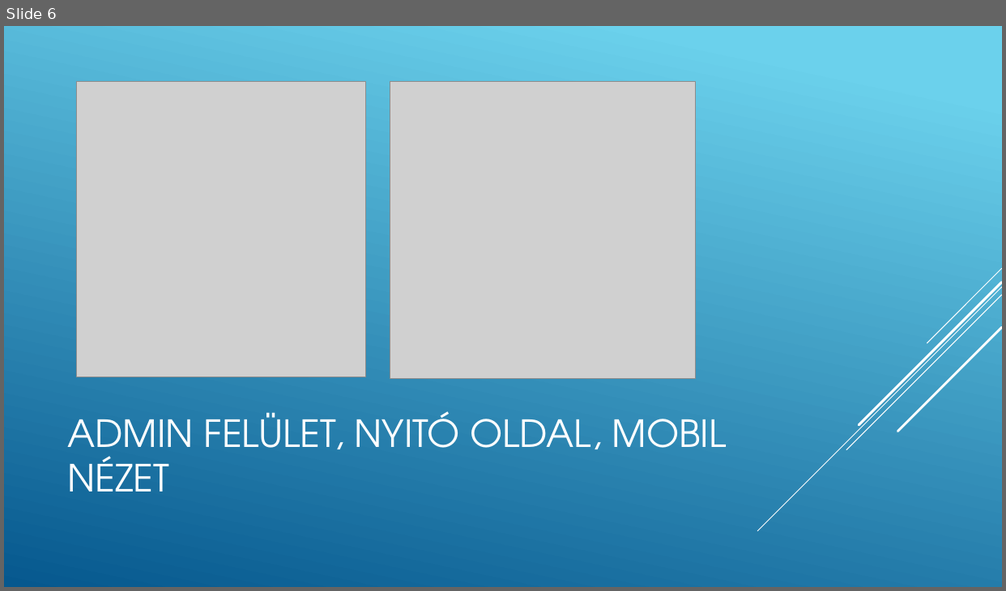
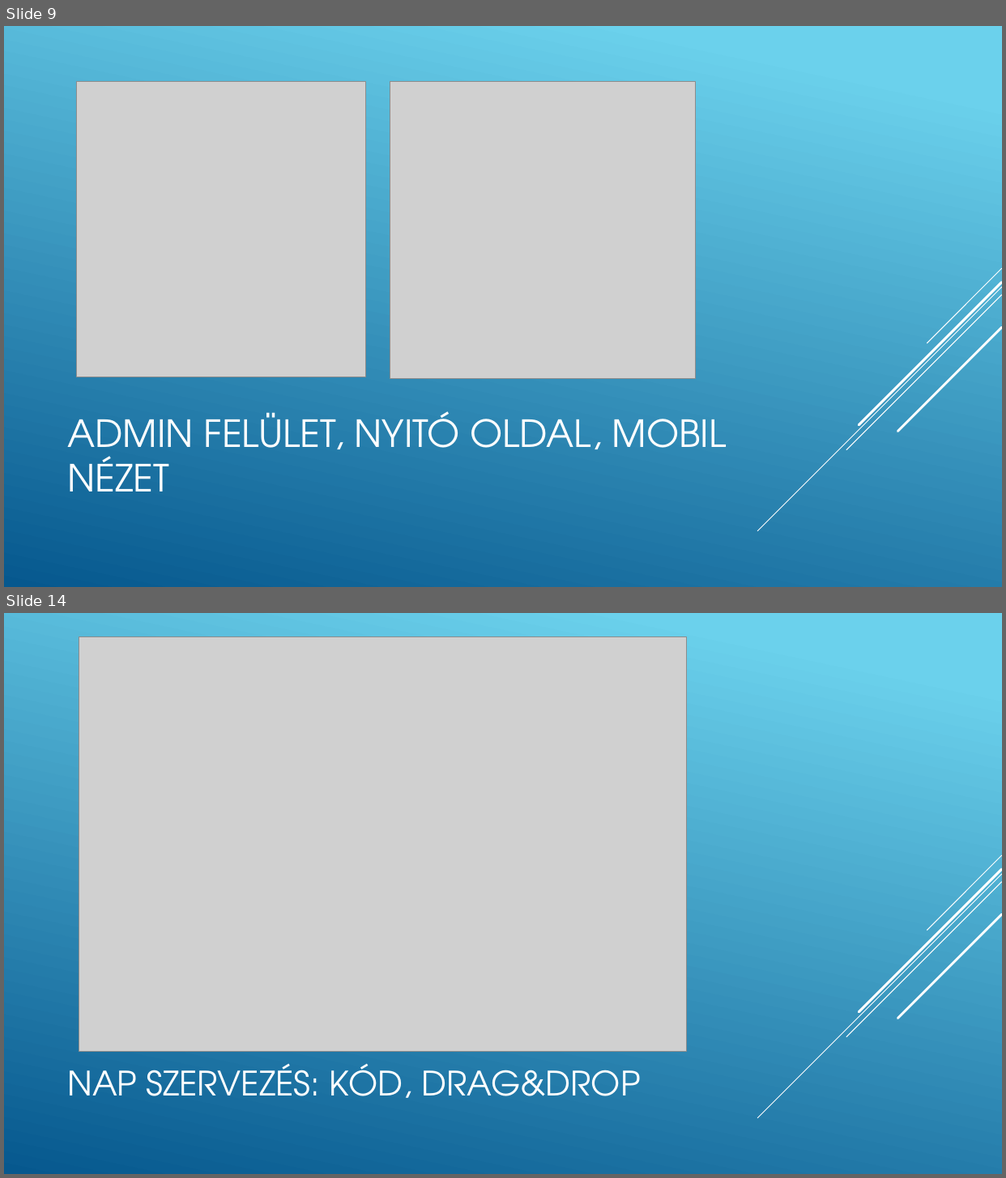
Before and after one commit to GroszFerenc/projektfeladat, a slide deck: grosz_ferenc_prezentacio.pptx. Shown one above the other, each under a label of ours: slide 6 before the commit, slides 9 and 14 after it; the slides between them are not shown. The pictures are 1006x591 and 1006x1178 pixels, drawn with LibreOffice and Linux fonts; fonts in the diff are those of the drawing; grey boxes stand for pictures. Boxes give left, top, right and bottom in pixels: in the first picture for what was removed or moved away, otherwise in the second. Text is boxed around its words. In the diff, an @@ line names an element or a change of style, - is before the commit and + after.

```diff
--- a/grosz_ferenc_prezentacio.pptx
+++ b/grosz_ferenc_prezentacio.pptx
@@ slide 14 added at (4, 613, 1002, 1174), background gradient #6ED2EB to #06588E; not listed: 5 template elements that a slide beside it also shows @@
@@ picture added at (79, 637, 686, 1052) @@
@@ title added at (67, 1063, 641, 1098), 32.4 pt, text #FFFFFF @@
+NAP SZERVEZÉS: KÓD, DRAG&DROP
@@ what was slide 6 is now slide 9 @@
```
Also in this commit, not shown: 8 slides changed, 11 other slides added, 1 other file.
